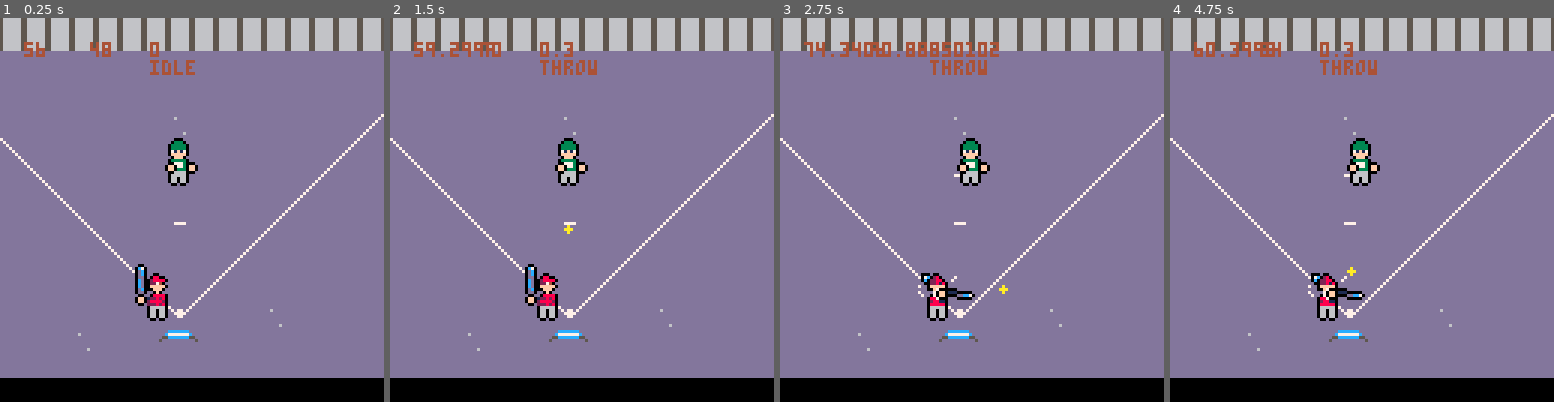
Above: before the commit, frames 1-4 (left to right).
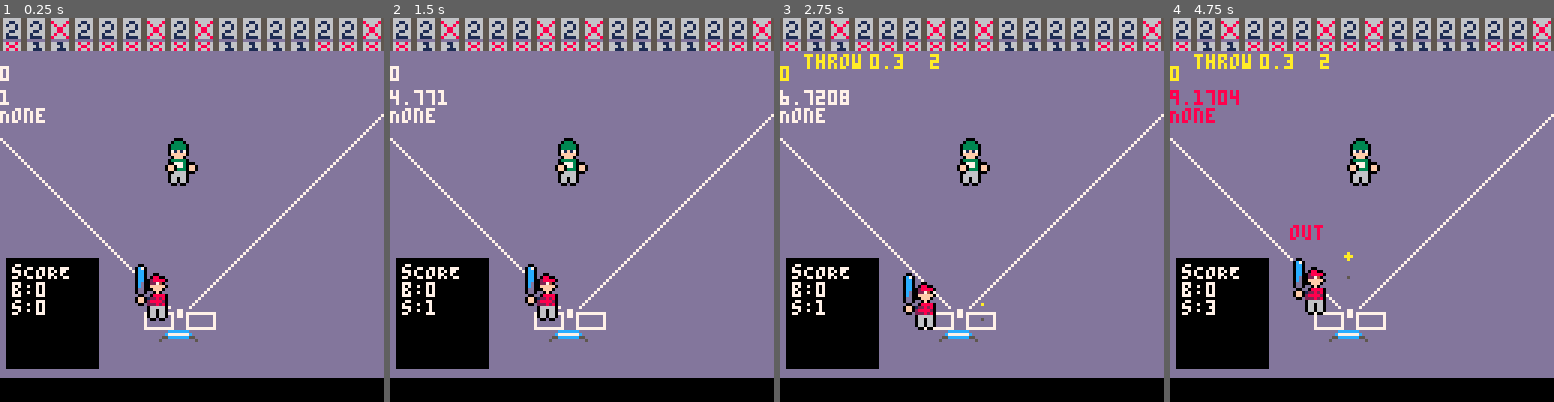
Above: after the commit, the same moments.

Repository: zdenardi/blitzball
Game: PICO-8 cartridge breakout.p8
Two runs of this game, one before a commit and one after it. Both use one fixed random seed, a clock stepped at 60 frames per second and the inputs below.
Inputs:
- Up to frame 1 (0.25 s): no input
- Up to frame 2 (1.5 s): tap X (X key) at 0.33, 1.07 s; tap O (Z key) at 0.7 s
- Up to frame 3 (2.75 s): hold Right 1.6-2.1 s; hold P2 Left 1.6-2.1 s; tap O (Z key) at 1.7, 2.1, 2.5 s; tap X (X key) at 1.85 s; hold Up 2.15-2.42 s; hold P2 Down 2.15-2.42 s; hold Right from 2.47 s (still down); hold P2 Left from 2.47 s (still down)
- Up to frame 4 (4.75 s): tap O (Z key) every 0.4 s from 2.9 to 4.5 s; tap X (X key) at 2.97, 4.08 s; release Right at 3.03 s; release P2 Left at 3.03 s; hold Left 3.08-3.58 s; hold P2 Right 3.08-3.58 s; hold Down 3.63-3.97 s; hold P2 Up 3.63-3.97 s; hold Right 4.02-4.68 s; hold P2 Left 4.02-4.68 s; hold Up from 4.73 s (still down); hold P2 Down from 4.73 s (still down)

The runs differ from the first frame. In frame 1, 11% of the frame differs, in the area x 0-100%, y 0-92%; in frame 2, 11%; in frame 3, 13%; in frame 4, 13%.

Commit message:
chore:added vscode settings, added states, changed batter starting position added movement

Diff:
--- a/breakout.p8
+++ b/breakout.p8
@@ -83,23 +83,36 @@
 
 
 
+
+
+__gff__
+0000000000000000000000000000000000000000000000000000010204010000000000000000000000000000000000000000000000000000000000000000000000000000000000000000000000000000000000000000000000000000000000000000000000000000000000000000000000000000000000000000000000000000
+0000000000000000000000000000000000000000000000000000000000000000000000000000000000000000000000000000000000000000000000000000000000000000000000000000000000000000000000000000000000000000000000000000000000000000000000000000000000000000000000000000000000000000
 __map__
 0d0d0d0d0d0d0d0d0d0d0d0d0d0d0d0d00000000000000000000000000000000000000000000000000000000000000000000000000000000000000000000000000000000000000000000000000000000000000000000000000000000000000000000000000000000000000000000000000000000000000000000000000000000
 0b0b0b0b0b0b0b0b0b0b0b0b0b0b0b0b00000000000000000000000000000000000000000000000000000000000000000000000000000000000000000000000000000000000000000000000000000000000000000000000000000000000000000000000000000000000000000000000000000000000000000000000000000000
 0a0a0a0a0a0a0a0a0a0a0a0a0a0a0a0a00000000000000000000000000000000000000000000000000000000000000000000000000000000000000000000000000000000000000000000000000000000000000000000000000000000000000000000000000000000000000000000000000000000000000000000000000000000
 0a0a0a0a0a0a0a0a0a0a0a0a0a0a0a0a00000000000000000000000000000000000000000000000000000000000000000000000000000000000000000000000000000000000000000000000000000000000000000000000000000000000000000000000000000000000000000000000000000000000000000000000000000000
-0a0a0a0a0a0a0a0c0a0a0a0a0a0a0a0900000000000000000000000000000000000000000000000000000000000000000000000000000000000000000000000000000000000000000000000000000000000000000000000000000000000000000000000000000000000000000000000000000000000000000000000000000000
+0a0a0a0a0a0a0a0a0a0a0a0a0a0a0a0900000000000000000000000000000000000000000000000000000000000000000000000000000000000000000000000000000000000000000000000000000000000000000000000000000000000000000000000000000000000000000000000000000000000000000000000000000000
 080a0a0a0a0a0a0a0a0a0a0a0a0a090a00000000000000000000000000000000000000000000000000000000000000000000000000000000000000000000000000000000000000000000000000000000000000000000000000000000000000000000000000000000000000000000000000000000000000000000000000000000
-0a080a0a0a0a0a070a0a0a0a0a090a0a00000000000000000000000000000000000000000000000000000000000000000000000000000000000000000000000000000000000000000000000000000000000000000000000000000000000000000000000000000000000000000000000000000000000000000000000000000000
+0a080a0a0a0a0a0a0a0a0a0a0a090a0a00000000000000000000000000000000000000000000000000000000000000000000000000000000000000000000000000000000000000000000000000000000000000000000000000000000000000000000000000000000000000000000000000000000000000000000000000000000
 0a0a080a0a0a0a0a0a0a0a0a090a0a0a00000000000000000000000000000000000000000000000000000000000000000000000000000000000000000000000000000000000000000000000000000000000000000000000000000000000000000000000000000000000000000000000000000000000000000000000000000000
-0a0a0a080a0a0a070a0a0a090a0a0a0a00000000000000000000000000000000000000000000000000000000000000000000000000000000000000000000000000000000000000000000000000000000000000000000000000000000000000000000000000000000000000000000000000000000000000000000000000000000
+0a0a0a080a0a0a0a0a0a0a090a0a0a0a00000000000000000000000000000000000000000000000000000000000000000000000000000000000000000000000000000000000000000000000000000000000000000000000000000000000000000000000000000000000000000000000000000000000000000000000000000000
 0a0a0a0a080a0a0a0a0a090a0a0a0a0a00000000000000000000000000000000000000000000000000000000000000000000000000000000000000000000000000000000000000000000000000000000000000000000000000000000000000000000000000000000000000000000000000000000000000000000000000000000
 0a0a0a0a0a080a0a0a090a0a0a0a0a0a00000000000000000000000000000000000000000000000000000000000000000000000000000000000000000000000000000000000000000000000000000000000000000000000000000000000000000000000000000000000000000000000000000000000000000000000000000000
 0a0a0a0a0a0a080a090a0a0a0a0a0a0a00000000000000000000000000000000000000000000000000000000000000000000000000000000000000000000000000000000000000000000000000000000000000000000000000000000000000000000000000000000000000000000000000000000000000000000000000000000
-0a0a0a0a0a0a0a0e0a0a0a0c0a0a0a0a00000000000000000000000000000000000000000000000000000000000000000000000000000000000000000000000000000000000000000000000000000000000000000000000000000000000000000000000000000000000000000000000000000000000000000000000000000000
-0a0a0a0c0a0a0a0a0a0a0a0a0a0a0a0a00000000000000000000000000000000000000000000000000000000000000000000000000000000000000000000000000000000000000000000000000000000000000000000000000000000000000000000000000000000000000000000000000000000000000000000000000000000
+0a0a0a0a0a0a060e050a0a0a0a0a0a0a00000000000000000000000000000000000000000000000000000000000000000000000000000000000000000000000000000000000000000000000000000000000000000000000000000000000000000000000000000000000000000000000000000000000000000000000000000000
+0a0a0a0a0a0a0a0a0a0a0a0a0a0a0a0a00000000000000000000000000000000000000000000000000000000000000000000000000000000000000000000000000000000000000000000000000000000000000000000000000000000000000000000000000000000000000000000000000000000000000000000000000000000
 0a0a0a0a0a0a0a0a0a0a0a0a0a0a0a0a00000000000000000000000000000000000000000000000000000000000000000000000000000000000000000000000000000000000000000000000000000000000000000000000000000000000000000000000000000000000000000000000000000000000000000000000000000000
 
 
 
 
+…(8 lines of a section not shown)…
--- a/main.lua
+++ b/main.lua
@@ -7,6 +7,7 @@
 end
 
 function bounce_ball_off_bat(ball, batter)
+    ball.state = "hit"
     local bat_pos = batter:get_bat_coordinates()
     local hitbox = bat_pos.hit_box
 
@@ -16,23 +17,26 @@
     local hit_pos = ball.x - bat_center
     local normalized = hit_pos / (bat_width / 2)
 
-    -- clamp
     normalized = mid(-1, normalized, 1)
 
-    -- timing influence
     local timing_offset = (batter.a_frame - 2) * 0.3
 
     local max_angle = 60
-    local angle = (normalized + timing_offset) * max_angle * 0.0174533
+    local angle = (normalized + timing_offset)
+            * max_angle
+            * 0.0174533
 
     local speed = sqrt(ball.dx ^ 2 + ball.dy ^ 2)
 
-    -- sweet spot power
     local sweet_spot = 1 - abs(normalized)
-    local power = 1 + sweet_spot * 0.5
+    local power = 1 + sweet_spot * 0.1
 
     ball.dx = speed * power * sin(angle)
     ball.dy = -speed * power * cos(angle)
+
+    -- pseudo height launch
+    local launch = (sweet_spot * 0.5) + 0.3
+    ball.dh = launch
 end
 
 function _init()
@@ -70,8 +74,10 @@
         end,
         update = function(self)
             if btn(5) then
-                pitcher:throw()
-                ball:throw()
+                if self.state == "idle" and ball.state == "idle" then
+                    pitcher:throw()
+                    ball:throw()
+                end
             end
             if btn(0) then
                 pitcher:move_pitcher('left')
@@ -79,6 +85,7 @@
             if btn(1) then
                 pitcher:move_pitcher('right')
             end
+
             -- Add any necessary update logic here
         end,
         draw = function(self)
@@ -104,11 +111,12 @@
         end,
         frame_timer = 0 -- Variable to keep track of the number of frames since the last update
     }
+
     batter = {
         min_x = 40,
-        max_x = 48,
-        min_y = 85,
-        max_y = 95,
+        max_x = 46,
+        min_y = 83,
+        max_y = 88,
         x = 44,
         y = 85,
         spr = 64,
@@ -131,6 +139,10 @@
                 self.x -= 1
             elseif dir == "right" and self.x < self.max_x then
                 self.x += 1
+            elseif dir == "down" and self.y < self.max_y then
+                self.y += 1
+            elseif dir == "up" and self.y > self.min_y then
+                self.y -= 1
             end
         end,
 
@@ -169,8 +181,20 @@
         end,
 
         update = function(self)
-            if btn(4) then
+            if btn(4, 1) then
                 batter:swing()
+            end
+            if btn(0, 1) then
+                batter:move_bat("left")
+            end
+            if btn(1, 1) then
+                batter:move_bat("right")
+            end
+            if btn(2, 1) then
+                batter:move_bat("up")
+            end
+            if btn(3, 1) then
+                batter:move_bat("down")
             end
         end,
 
@@ -198,6 +222,7 @@
         end
     }
     hand_pos = pitcher:get_throw_pos()
+
     ball = {
         _start_x = hand_pos.x,
         _start_y = hand_pos.y,
@@ -207,9 +232,12 @@
         dx = 0,
         y = hand_pos.y,
         dy = 10,
-        height = 0,
+        hght = 1,
+        dh = 0,
         r = 1,
         color = 10,
+        shadow_color = 5,
+        wall_hit_time = 0,
         state = "idle", -- idle,throw,hit
         strike_zone = {
             x = (7 * 7) + 2,
@@ -218,11 +246,14 @@
 
         throw = function(self)
             local hand_pos = pitcher:get_throw_pos()
+            local hght_frame = 1
             self.state = "throw"
             self.x = hand_pos.x
             self.y = hand_pos.y
             self.dx = self._start_dx
             self.dy = self._start_dy
+            self.hght = 1
+            self.dh = 0.5
         end,
 
         reset_ball = function(self)
@@ -239,34 +270,78 @@
             self:reset_ball()
         end,
 
+        get_tile_under_ball = function(self)
+            local tile_x = flr(self.x / 8)
+            local tile_y = flr(self.y / 8)
+            return mget(tile_x, tile_y)
+        end,
+
+
         update = function(self)
             if self.state ~= "idle" then
                 -- hit/thrown
                 self.x = self.x + self.dx
                 self.y = self.y + self.dy
 
+                -- vertical visualization
+                self.hght += self.dh
+
+                -- fake arc
+                self.dh -= 0.03
+                self.hght += self.dh
+
+                -- ground
+                if self.hght < 1 then
+                    self.hght = 1
+                    self.dh = 0
+                end
+
+                -- collisions
                 if self.x > 127 or self.x < 0 then
                     self:reset_ball()
                 end
                 if self.y > self.strike_zone.y + 13 then
                     sfx(1)
+                    game.count[2] += 1
                     self:reset_ball()
                 end
-                if self.y < 0 then
-                    self:reset_ball()
+                --backwall
+                -- remember, Pixels, not cell/tiles
+                if self.y < 8 and self.state ~= "wall" or (self.hght == 1 and self.y < 12) then
+                    -- wall
+                    self.state = "wall"
+                    self.wall_hit_time = time()
+                end
+                if self.state == "wall" then
+                    -- wait then reset ball
+                    if time() - self.wall_hit_time >= 3 then
+                        self:reset_ball()
+                    end
                 end
             end
         end,
 
         draw = function(self)
-            -- debug
-            print(self.x, 8, 8, 4)
-            print(self.y, 30, 8, 4)
-            print(self.dx, 50, 8, 4)
-            print(self.state)
+            local shad_x = (self.x - 2) * self.hght
+            local shad_y = (self.y - 2)
+            local tile_x = self.x / 8
+            local tile_y = self.y / 8
+
             ---
             if self.state ~= "idle" then
-                circfill(self.x, self.y, self.r, self.color)
+                local effective_radius = self.r * self.hght / 8
+
+                -- shadow
+                circfill(self.x, self.y, effective_radius / 2, 5)
+                circfill(
+                    self.x,
+                    self.y - self.hght * 0.7,
+                    effective_radius,
+                    self.color
+                )
+                print(self.state, 8, 12)
+                print(abs(self.dx), 30, 12)
+                print(abs(self.dy), 50, 12)
             end
         end
     }
@@ -295,8 +370,10 @@
             end
         end
     }
+
     game = {
         -- more for later. not implemented
+        ball = {},
         role = 'p', -- 'b' for batter, 'p' pitcher
         menu = false,
         inning = 0,
@@ -306,16 +383,115 @@
         max_strikes = 3, -- changeable?
         max_balls = 5, -- changeable?
         max_outs = 3, --changeable?
-        the_count = { 0, 0 }, -- balls,strikes
+        count = { 0, 0 }, -- balls,strikes
         bases = { 0, 0, 0 }, -- {1st,2nd,3rd}
         score = { 0, 0 },
+        hit_type = "None",
+        strikeout_time = false,
         team1 = {
             color = 0 -- changeable?
         },
         team2 = {
             color = 1 --changeable?
-        }
+        },
+        update = function(self)
+            -- only check when ball reaches the back wall
+            if (self.ball.y < 8 and self.ball.state ~= "wall")
+                    or (self.ball.hght == 1 and self.ball.y < 12) then
+                local tile = self.ball:get_tile_under_ball()
+
+                if fget(tile, 0) then
+                    self.hit_type = "out"
+                elseif fget(tile, 1) then
+                    self.hit_type = "single"
+                elseif fget(tile, 2) then
+                    self.hit_type = "dbl"
+                end
+
+                -- bounce the ball
+                self.ball.dx = -self.ball.dx * 0.1
+                self.ball.dy = -self.ball.dy * 0.1
+
+                -- prevent repeated bouncing every frame
+                self.ball.state = "wall"
+                self.ball.wall_hit_time = time()
+
+                -- keep the ball just inside the playfield
+                self.ball.y = 16
+            end
+
+            -- reset after 3 seconds
+            if self.ball.state == "wall" then
+                if time() - self.ball.wall_hit_time >= 3 then
+                    self.ball:reset_ball()
+                end
+            end
+            -- strikeout
+        end,
+
+        reset_count = function(self)
+            self.count = { 0, 0 }
+            self.strikeout_time = false
+        end,
+        score_board = {
+            x1 = 2,
+            y1 = 10 * 8,
+            x2 = 4 * 8,
+            y2 = 14 * 8 + 4,
+
+            draw = function(self)
+                rectfill(self.x1, self.y1, self.x2, self.y2, 0)
+            end
+        },
+
+        base_logo = {
+            fst = false,
+            scd = false,
+            thd = false,
+            bg_x1 = 12 * 8,
+            bg_x2 = 14 * 8,
+            bg_y1 = 0,
+            bg_y2 = 0,
+
+
+            draw = function(self)
+                --bg
+                rectfill(self.x1, self.y1, self.x2, self.y2, 0)
+            end
+        },
+        draw = function(self)
+            self.score_board:draw()
+            print("sCORE", self.score_board.x1 + 2, self.score_board.y1 + 2, 7)
+            print("b:" .. self.count[1])
+            print("s:" .. self.count[2])
+            -- strikeout
+            if self.count[2] == 3 then
+                if not self.strikeout_time then
+                    self.strikeout_time = time()
+                end
+                print("out", game.batter.x, game.batter.y - 14, 8)
+                if time() - self.strikeout_time >= 3 then
+                    self:reset_count()
+                end
+            end
+        end
     }
+
+    game.ball = ball
+    game.bat = bat
+    game.batter = batter
+    game.pitcher = pitcher
+    x1 = 1
+    x2 = 15
+    y = 2
+    y2 = 1
+    -- randomly populate back wall
+    for x = 0, 15 do
+        local r_top_spr = rnd { 28, 29, 28 }
+        local r_btm_spr = rnd { 26, 27, 26 }
+        mset(x, 0, r_top_spr)
+        mset(x, 1, r_btm_spr)
+    end
 end
 
 function _update()
@@ -328,16 +504,20 @@
     end
 
     batter:update()
+    game:update()
 
     did_hit = did_ball_collide(
         ball,
         bat_hit_box.x1, bat_hit_box.y1, 10, 5
     )
-    if did_hit then
+    if did_hit
+            and batter.state == "swing"
+            and batter.a_frame >= 2
+            and batter.a_frame <= 3
+            and ball.dy > 0 then
         sfx(3)
         bounce_ball_off_bat(ball, batter)
     end
-    -- function did_ball_collide(ball, box_x, box_y, box_w, box_h)
 end
 
 function _draw()
@@ -345,12 +525,20 @@
     palt(14, true)
     cls()
     map(0, 0, 0, 0, 128, 32)
+
     spr(128, (7 * 7) + 2, 11 * 8 + 4, 2, 2)
+
+    game.ball = ball
 
     ball:draw()
     pitcher:draw()
     batter:draw()
     bat:draw()
+    tile = fget(ball:get_tile_under_ball())
+    print(tile, 0, 16)
+    game:draw()
+    print(ball.hght, 0, 24)
+    print(game.hit_type)
 
     --debug--
 end
Not shown, changed: 24 lines of the sprite sheet (__gfx__) section of breakout.p8
Not shown, changed: the music (__music__) section of breakout.p8
Not shown, changed: the sound effects (__sfx__) section of breakout.p8
Not shown, added: .gitignore
